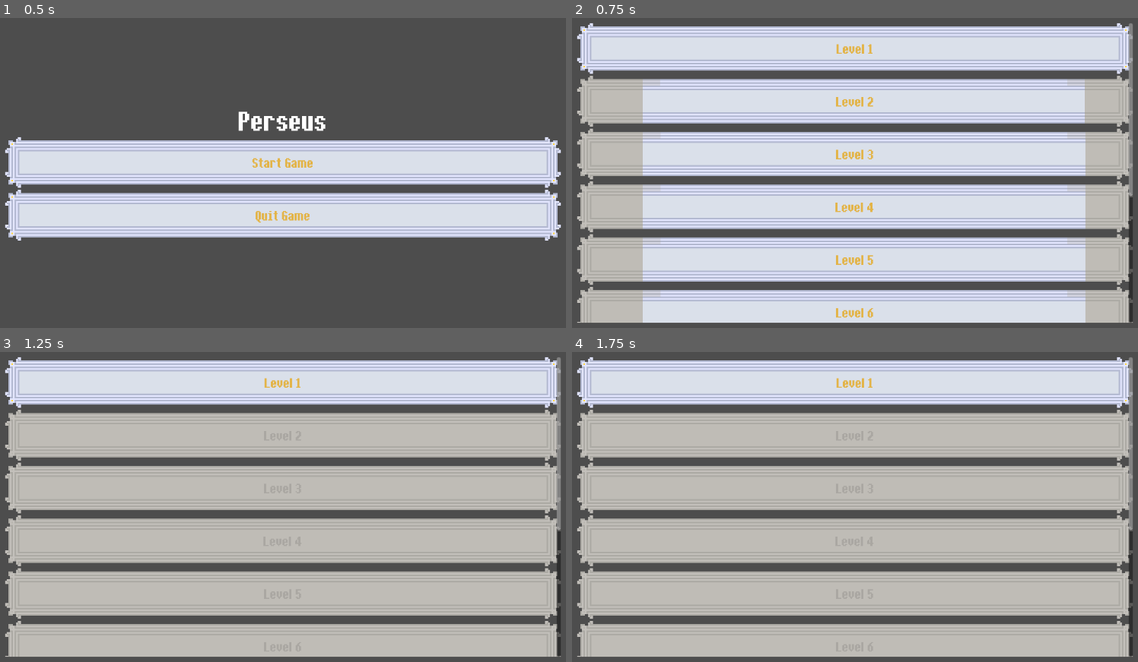
Above: before the commit, frames 1-4 (two rows, left to right).
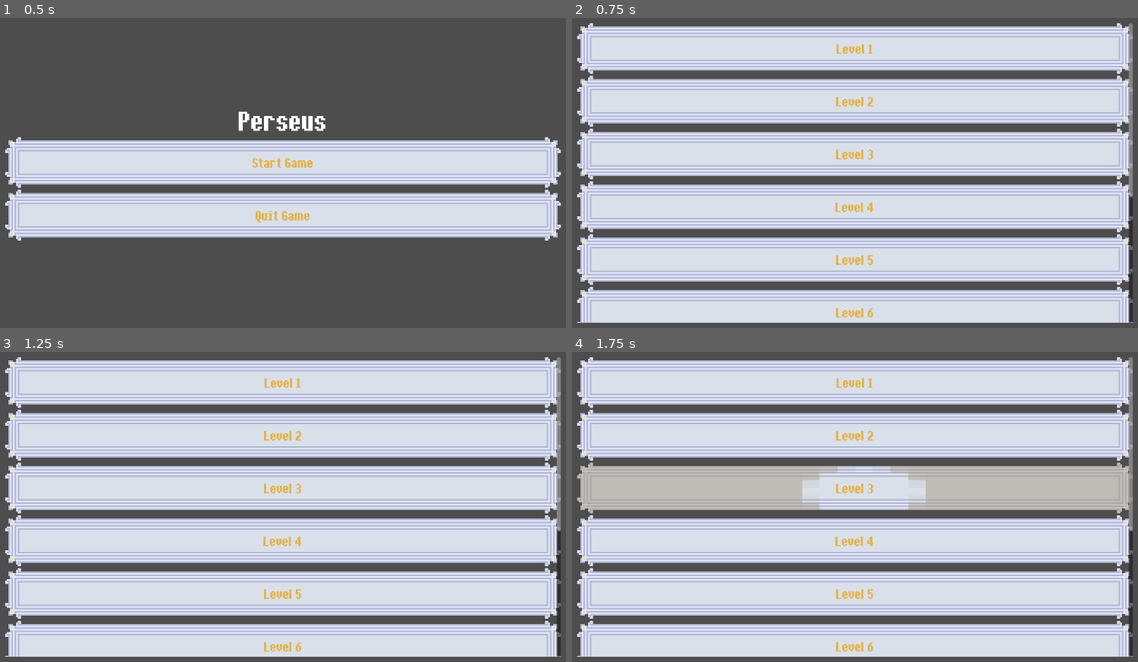
Above: after the commit, the same moments.

Repository: NicoUnd/cam-game-jam-26-repo
Game: Godot game, scene res://scenes/ui/main_menu.tscn
The game is run twice, just before and just after one commit, with the same random seed, the same clock (stepped at 60 frames per second) and the same inputs. Sound files missing from this copy of the repository are replaced by a short silence.
Inputs (mouse positions are in pixels of both pictures, inside the frame that each line leads up to):
- Up to frame 1 (0.5 s): no input
- Up to frame 2 (0.75 s): click (855, 163) at 0.52 s
- Up to frame 3 (1.25 s): no input
- Up to frame 4 (1.75 s): tap Enter (ui_accept) at 1.25, 1.52 s; move the mouse to (990, 488) at 1.27 s; hold D (right) from 1.28 s (still down); tap Shift (Dash) at 1.35 s

Frame 1 is identical in both runs. In frame 2, 13% of the frame differs, in the area x 0-100%, y 18-99%; in frame 3, 66%; in frame 4, 55%.

Commit message:
levels available

Diff:
--- a/autoloads/level_manager.gd
+++ b/autoloads/level_manager.gd
@@ -1,3 +1,3 @@
 extends Node
 var current_level_index: int = 0
-var max_level_index: int = 0
+var max_level_index: int = 10
--- a/scripts/player.gd
+++ b/scripts/player.gd
@@ -15,6 +15,7 @@
 var _footstep_cooldown : float = 0.4-randf()/5
 var _time_since_footstep : float = 0
 @export var death_sound : AudioStream
+@export var dash_sound : AudioStream
 
 @onready var hurtbox_area_2d: Area2D = $HurtboxArea2D
 
@@ -68,6 +69,7 @@
 	if _time_since_last_dash > dash_cooldown and Input.is_action_just_pressed("Dash"):
 		#_dash_start = position
 		state = PLAYER_STATE.DASHING;
+		AudioManager.play_sfx(dash_sound)
 
 	set_collision_mask_value(2, state != PLAYER_STATE.DASHING); # don't collide with enemies when dashing
 	hurtbox_area_2d.monitorable = state != PLAYER_STATE.DASHING;
